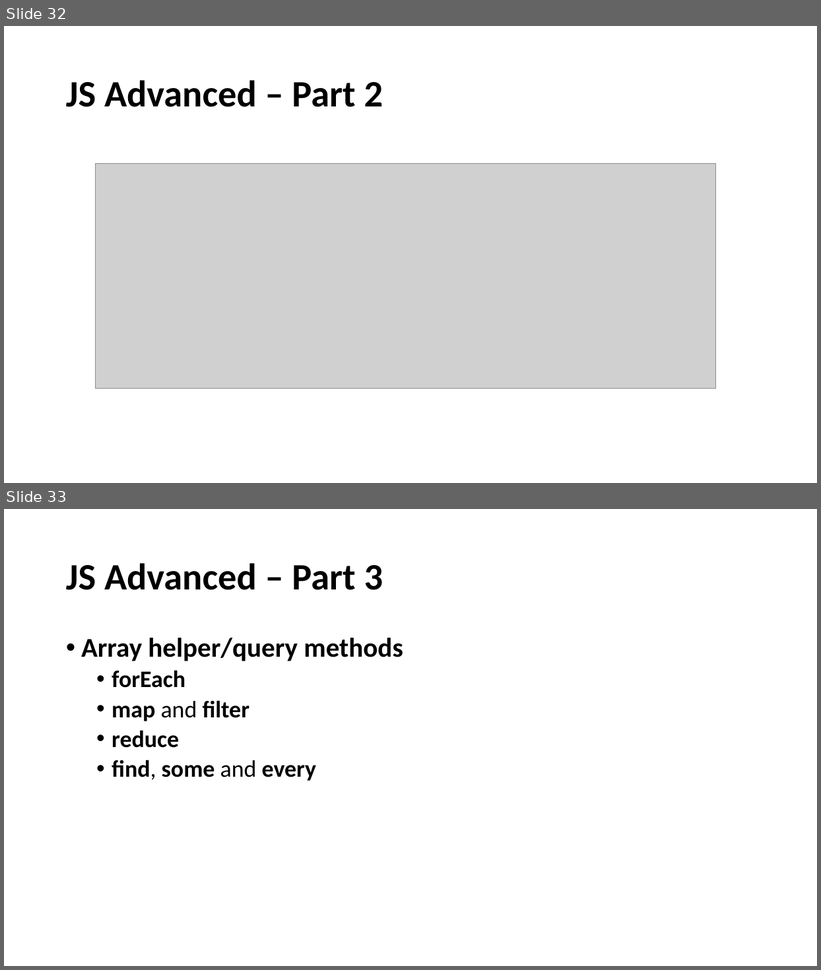
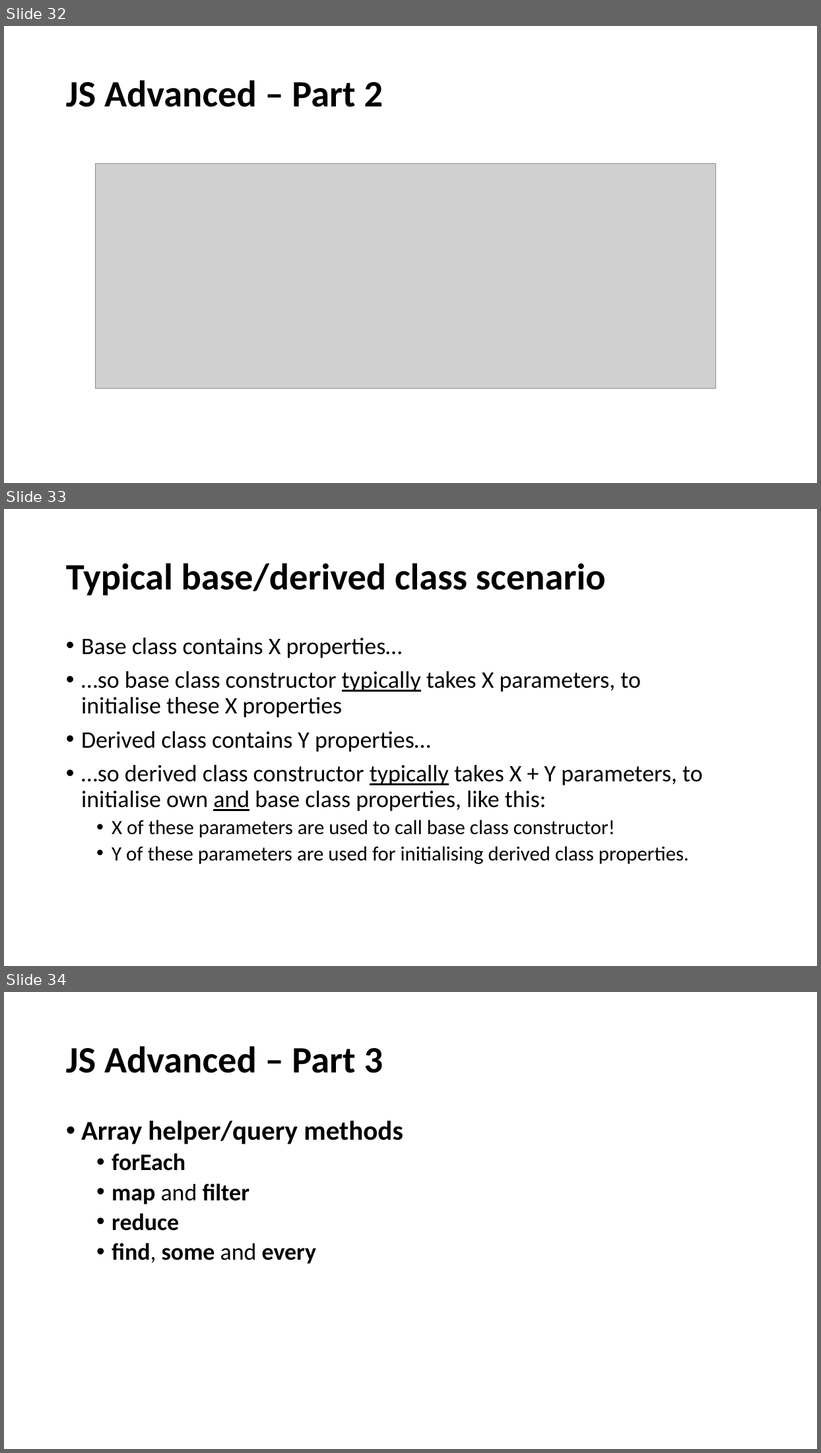
Before and after one commit to perl-easj/WebProg, a slide deck: 30_JavaScript/JavaScriptAdvanced.pptx. Shown one above the other, each under a label of ours: slides 32 and 33 before the commit, slides 32, 33 and 34 after it. The pictures are 821x970 and 821x1453 pixels, drawn with LibreOffice and Linux fonts; fonts in the diff are those of the drawing; grey boxes stand for pictures. Boxes give left, top, right and bottom in pixels: in the first picture for what was removed or moved away, otherwise in the second. Text is boxed around its words. In the diff, an @@ line names an element or a change of style, - is before the commit and + after.

```diff
--- a/30_JavaScript/JavaScriptAdvanced.pptx
+++ b/30_JavaScript/JavaScriptAdvanced.pptx
@@ slide 33 added at [4, 509, 817, 966], background #FFFFFF @@
@@ title added at [66, 563, 606, 595], 44 pt, text #000000, bold @@
+Typical base/derived class scenario
@@ text added at [81, 638, 703, 865], 28 pt, text #000000 @@
+• Base class contains X properties…
+• …so base class constructor typically takes X parameters, to initialise these X properties
+• Derived class contains Y properties…
+• …so derived class constructor typically takes X + Y parameters, to initialise own and base class properties, like this:
+  • X of these parameters are used to call base class constructor!
+  • Y of these parameters are used for initialising derived class properties.
@@ what was slide 33 is now slide 34 @@
```
Also in this commit, not shown: 10 other files.
